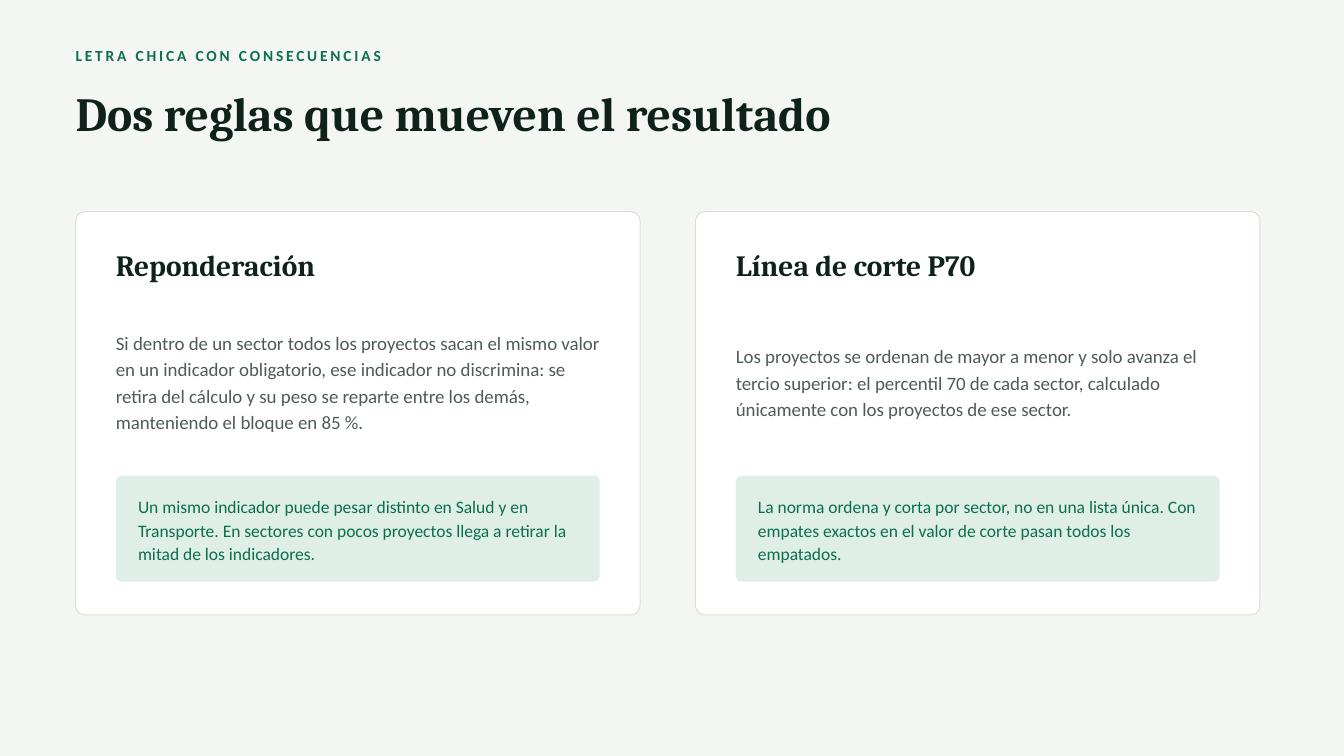
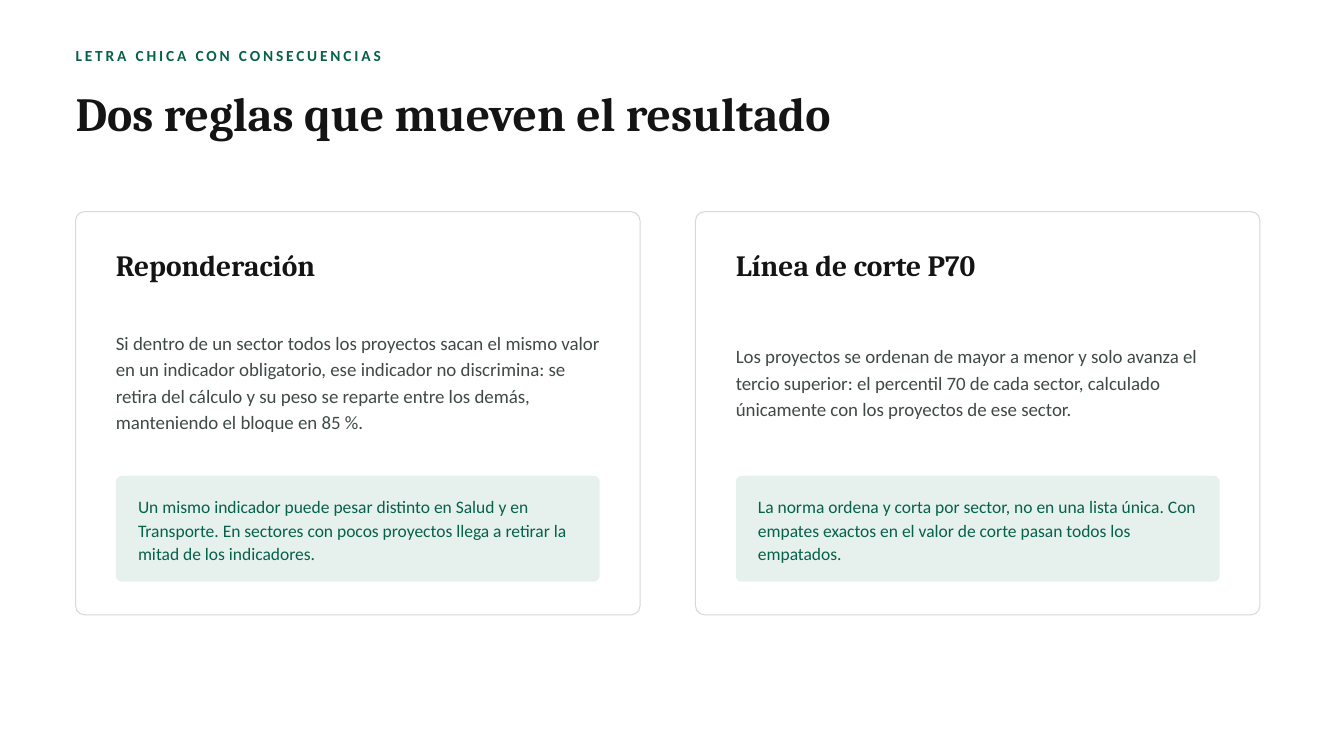
Before and after one commit to OBueno2785/Jerarquizador_APP, a slide deck: slide 6 of diseno/Resumen_Ejecutivo_Priorizacion_APP.pptx. Drawn at 1344x756 pixels with LibreOffice and Linux fonts; fonts in the diff are those of the drawing. Boxes give left, top, right and bottom in pixels: in the first picture for what was removed or moved away, otherwise in the second. Text is boxed around its words. In the diff, an @@ line names an element or a change of style, - is before the commit and + after.

```diff
--- a/diseno/Resumen_Ejecutivo_Priorizacion_APP.pptx
+++ b/diseno/Resumen_Ejecutivo_Priorizacion_APP.pptx
@@ background #F4F6F3 to #FFFFFF @@
@@ rounded rectangle at <box>76,212,640,615</box>: outline #D9E0D8 0.75 pt to #D3DAD7 0.75 pt @@
@@ rounded rectangle at <box>696,212,1260,615</box>: outline #D9E0D8 0.75 pt to #D3DAD7 0.75 pt @@
@@ text "Si dentro de un sector ..." at <box>116,337,599,432</box>: text colour #4E5C56 to #3F4A46 @@
@@ text "Los proyectos se ordenan de ..." at <box>736,350,1197,419</box>: text colour #4E5C56 to #3F4A46 @@
```
Also in this commit, not shown: 10 other slides changed, 3 other files.
